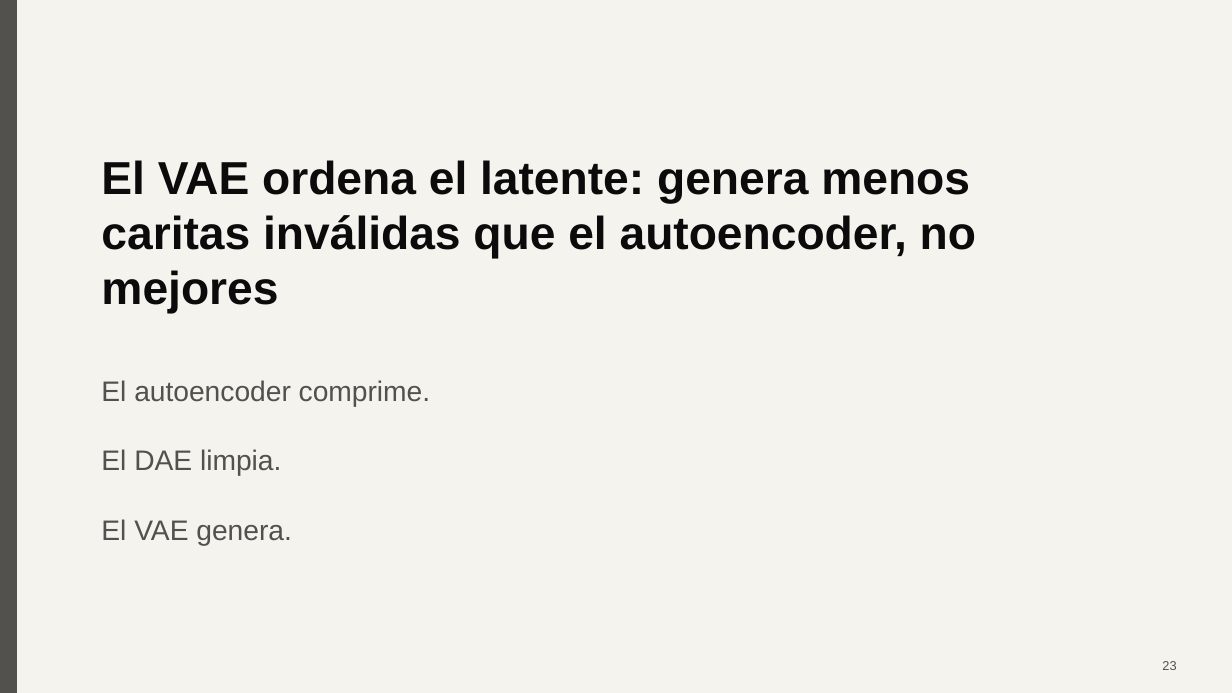
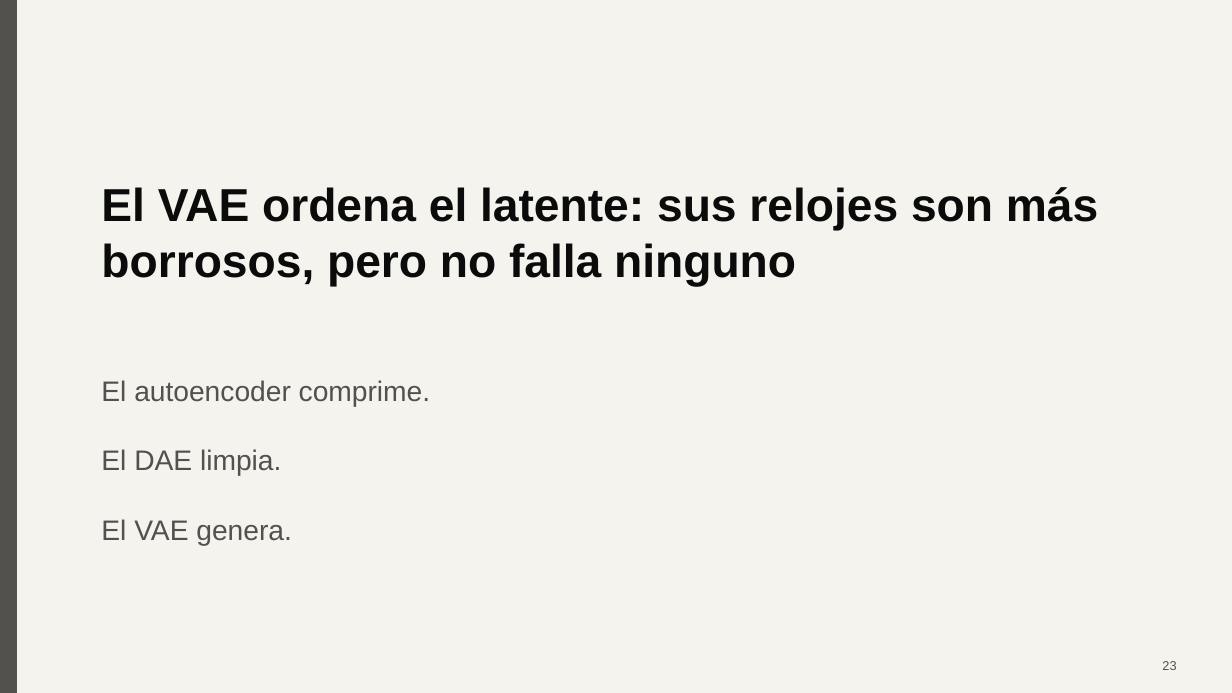
Before and after one commit to AgusBrunero/SIA-Grupo-8, a slide deck: slide 23 of TP5/docs/presentacion/TP5_Grupo8.pptx. Drawn at 1232x693 pixels with LibreOffice and Linux fonts; fonts in the diff are those of the drawing. Boxes give left, top, right and bottom in pixels: in the first picture for what was removed or moved away, otherwise in the second. Text is boxed around its words. In the diff, an @@ line names an element or a change of style, - is before the commit and + after.

```diff
--- a/TP5/docs/presentacion/TP5_Grupo8.pptx
+++ b/TP5/docs/presentacion/TP5_Grupo8.pptx
@@ text at box(101, 187, 1098, 286): text changed @@
-El VAE ordena el latente: genera menos caritas inválidas que el autoencoder, no mejores
+El VAE ordena el latente: sus relojes son más borrosos, pero no falla ninguno
```
Also in this commit, not shown: 6 other slides changed, 15 other files.
